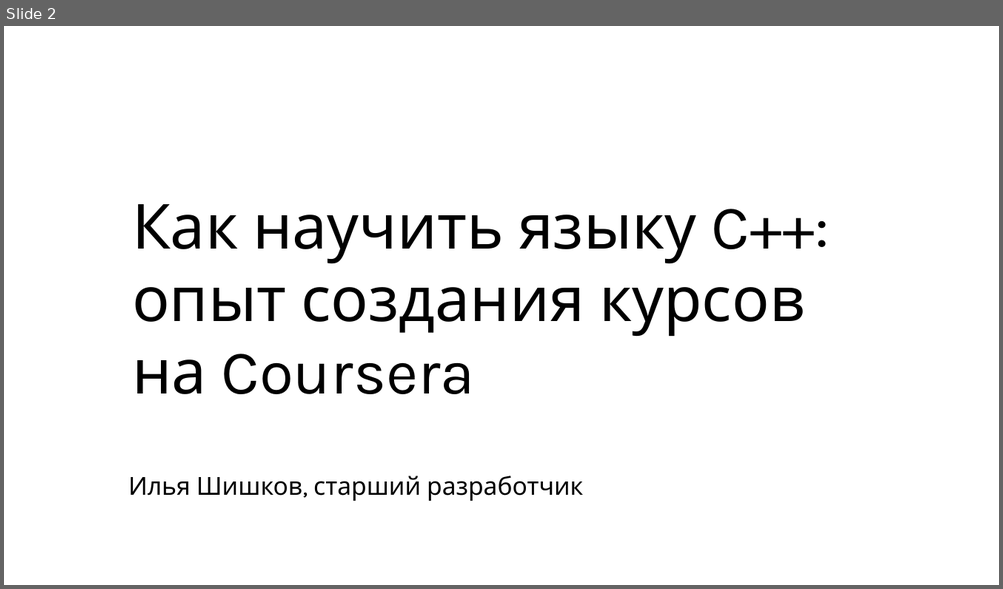
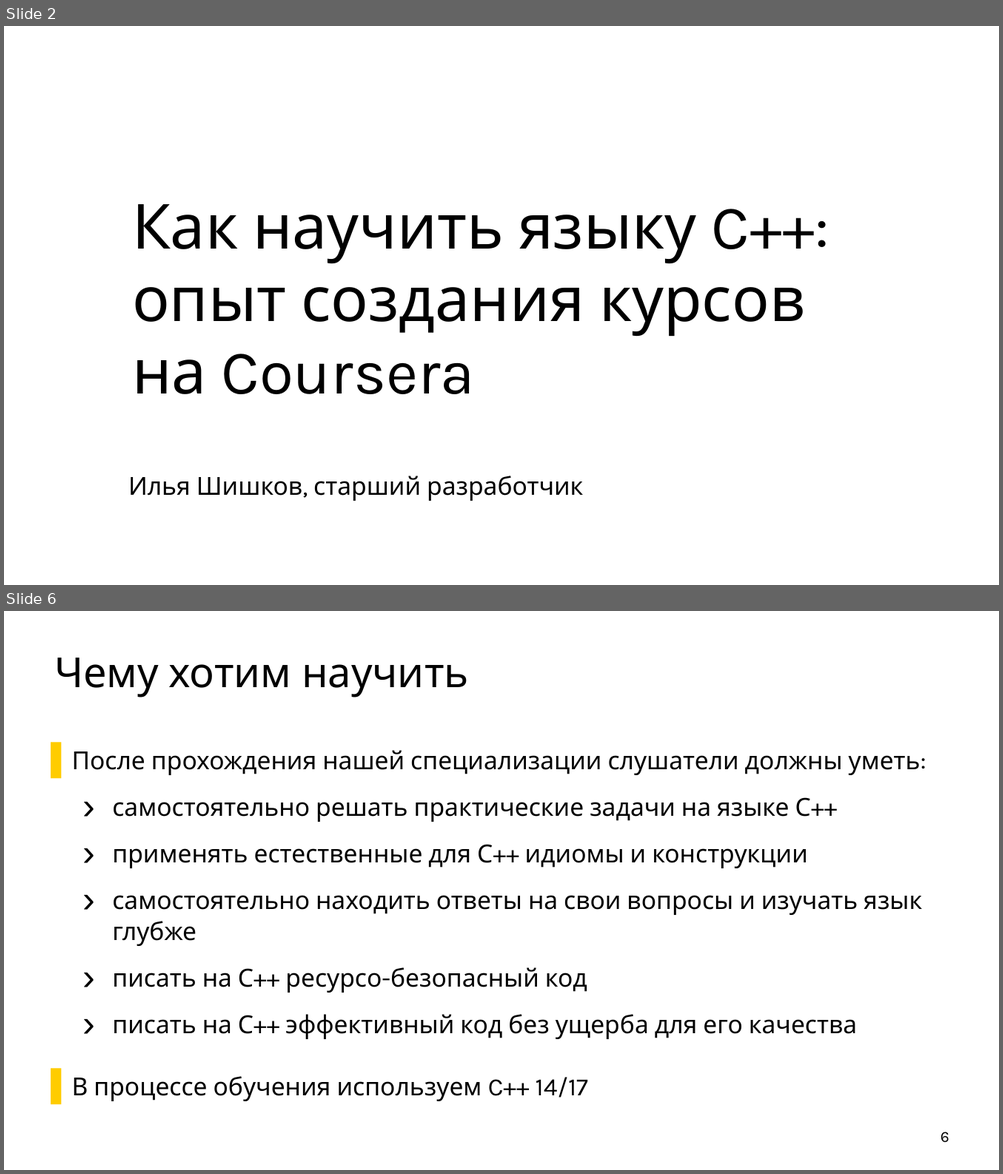
Before and after one commit to ishfb/cpprus18, a slide deck: slides.pptx. Shown one above the other, each under a label of ours: slide 2 before the commit, slides 2 and 6 after it; the slides between them are not shown. The pictures are 1003x589 and 1003x1174 pixels, drawn with LibreOffice and Linux fonts; fonts in the diff are those of the drawing; background and template pictures are left out. Boxes give left, top, right and bottom in pixels: in the first picture for what was removed or moved away, otherwise in the second. Text is boxed around its words. In the diff, an @@ line names an element or a change of style, - is before the commit and + after.

```diff
--- a/slides.pptx
+++ b/slides.pptx
@@ slide 6 added at <box>4,611,999,1170</box>, background #FFFFFF @@
@@ title added at <box>54,658,469,698</box>, 80 pt, text #000000 @@
+Чему хотим научить
@@ text added at <box>72,750,922,1102</box>, 48 pt, text #000000 @@
+  ▌ После прохождения нашей специализации слушатели должны уметь:
+    › самостоятельно решать практические задачи на языке С++
+    › применять естественные для С++ идиомы и конструкции
+    › самостоятельно находить ответы на свои вопросы и изучать язык глубже
+    › писать на С++ ресурсо-безопасный код
+    › писать на С++ эффективный код без ущерба для его качества
+  ▌ В процессе обучения используем C++ 14/17
@@ page number added at <box>940,1132,949,1143</box>, 30 pt, text #000000 @@
+6
```
Also in this commit, not shown: 2 slides changed, 2 other slides added, 1 slide removed, 14 other files.
